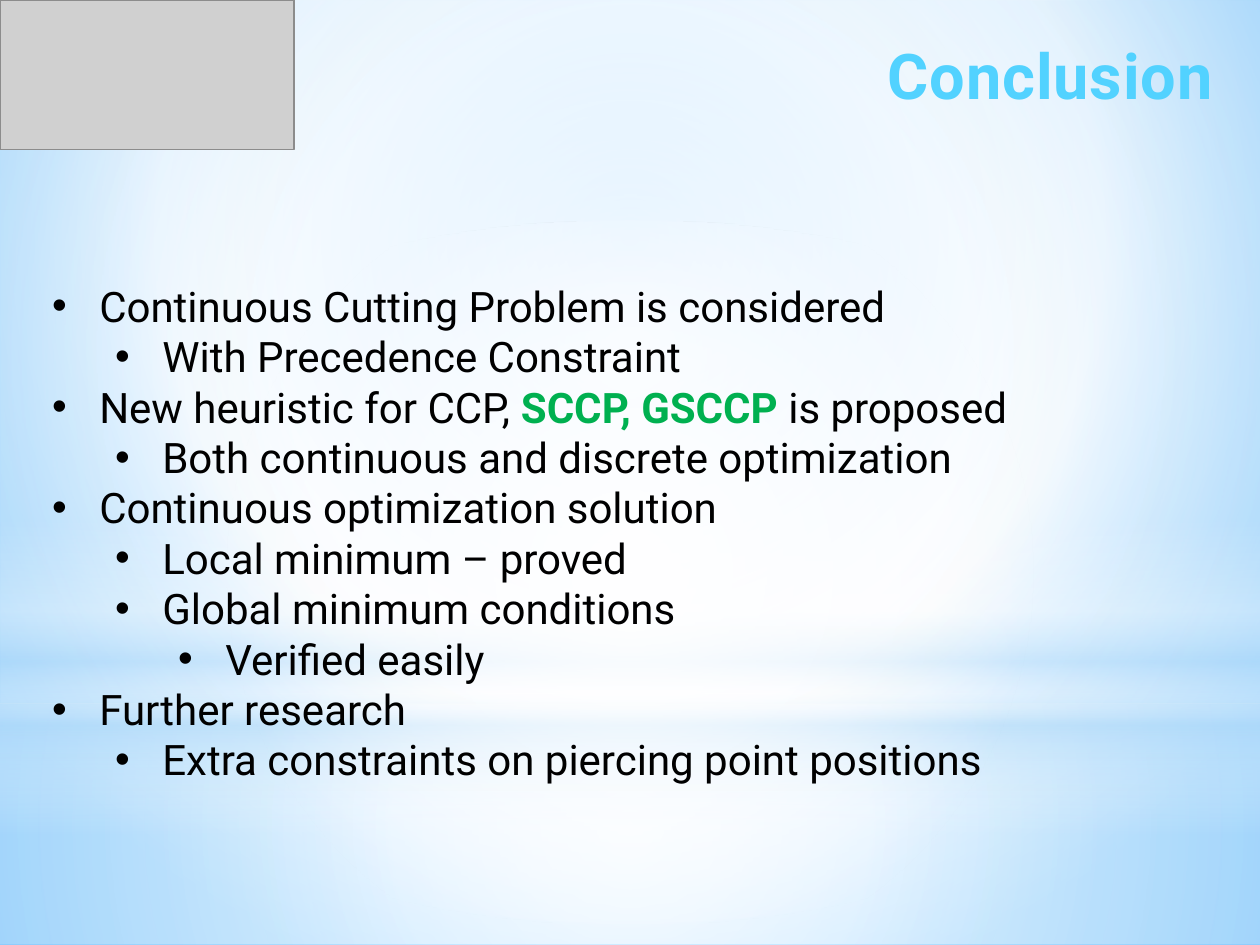
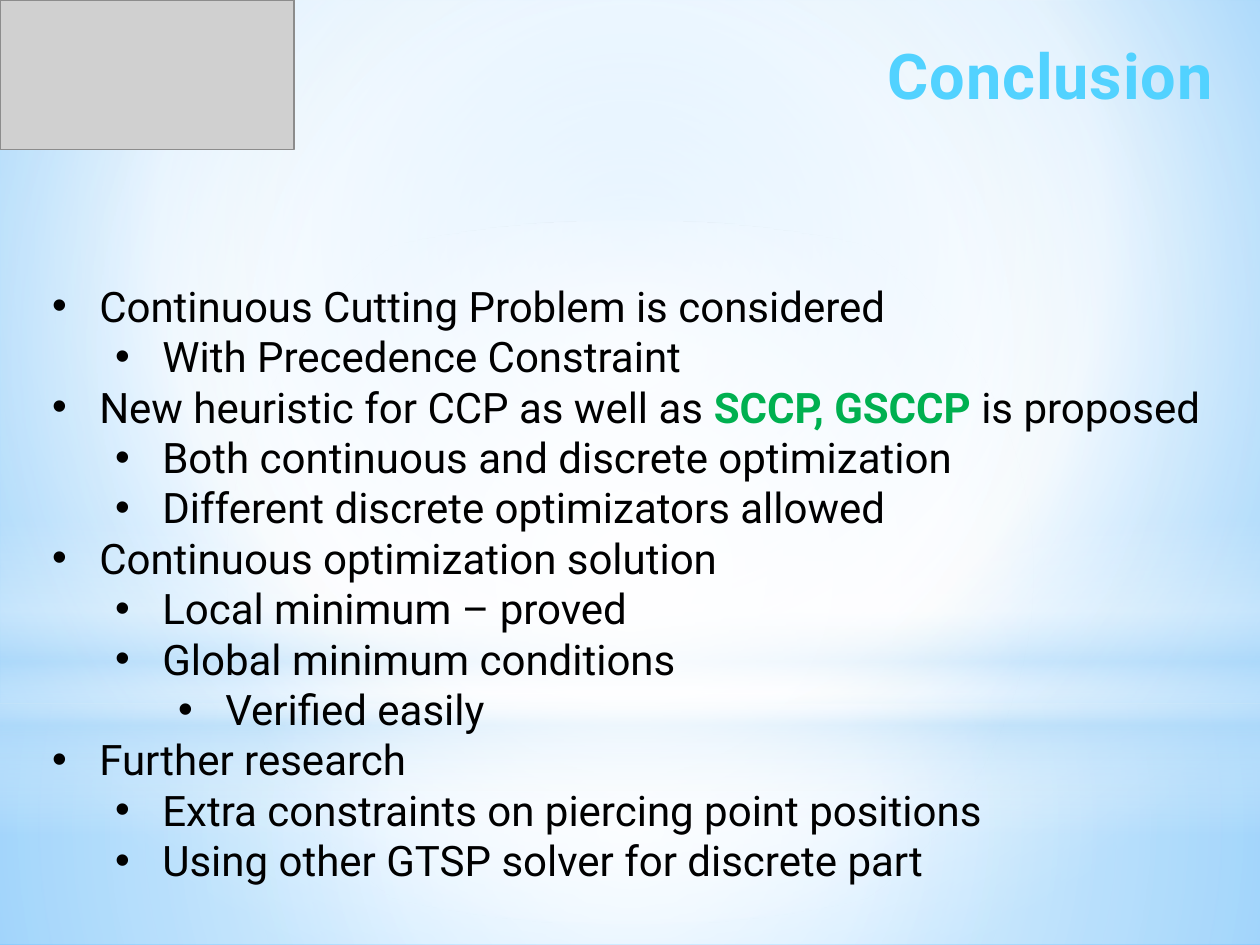
Before and after one commit to ukoloff/LaTeX, a slide deck: slide 27 of Optima2020/pptx/Report.pptx (slide 24 before the commit). Drawn at 1260x945 pixels with LibreOffice and Linux fonts; fonts in the diff are those of the drawing; grey boxes stand for pictures. Boxes give left, top, right and bottom in pixels: in the first picture for what was removed or moved away, otherwise in the second. Text is boxed around its words. In the diff, an @@ line names an element or a change of style, - is before the commit and + after.

```diff
--- a/Optima2020/pptx/Report.pptx
+++ b/Optima2020/pptx/Report.pptx
@@ text at box(99, 391, 1200, 432): text changed @@
-• New heuristic for CCP, SCCP, GSCCP is proposed
+• New heuristic for CCP as well as SCCP, GSCCP is proposed
@@ text at box(162, 491, 885, 532): paragraph added @@
+  • Different discrete optimizators allowed
@@ text at box(162, 844, 923, 885): paragraph added @@
+  • Using other GTSP solver for discrete part
```
Also in this commit, not shown: 4 other slides changed, 3 slides added.
